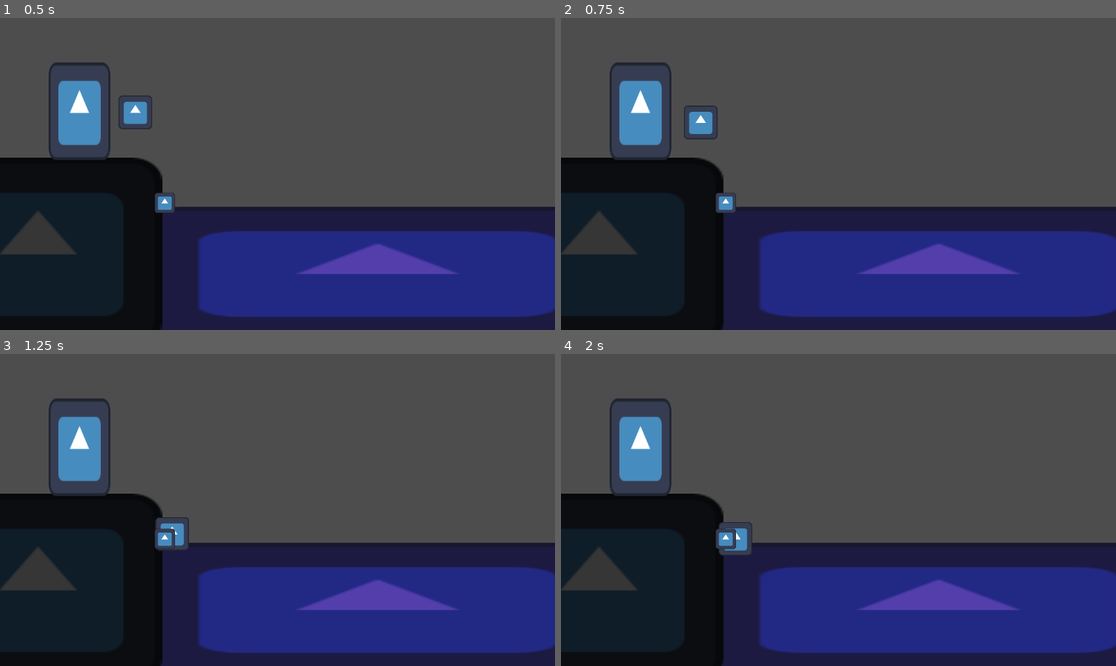
Above: before the commit, frames 1-4 (two rows, left to right).
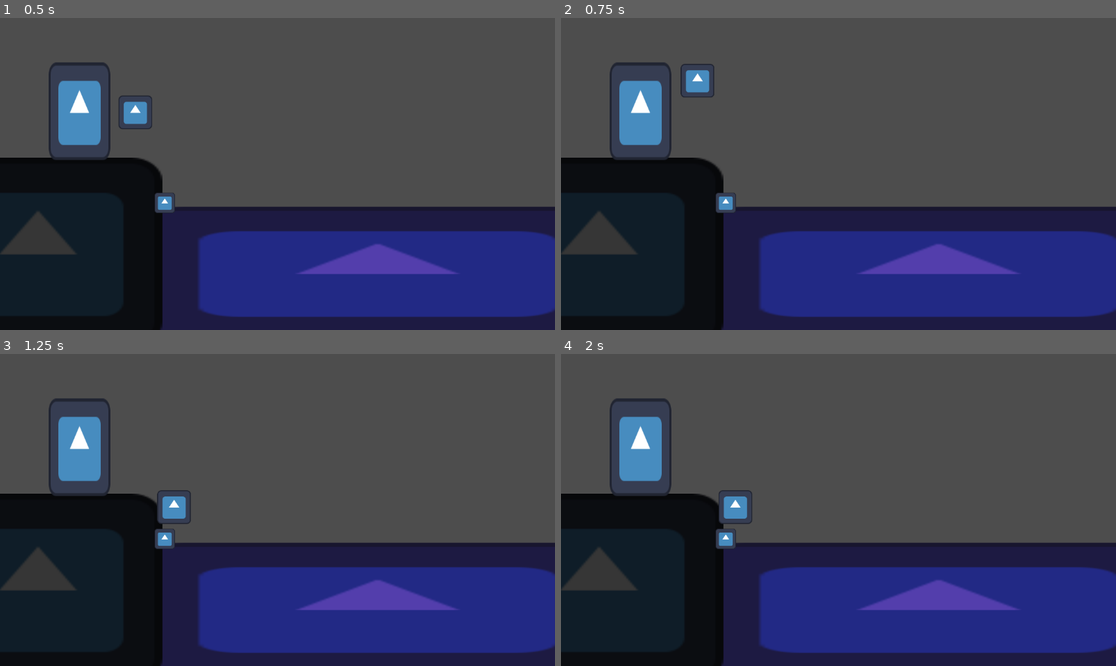
Above: after the commit, the same moments.

Repository: Shuflduf/Fish
Game: Godot game, scene res://node_2d.tscn
Same seed, same stepped clock (60 frames per second), same inputs: the game is played once before the commit and once after it. The engine's default icon, where the game draws it, is replaced by a stand-in: a white triangle on a blue panel in a dark square.
Inputs (mouse positions are in pixels of both pictures, inside the frame that each line leads up to):
- Up to frame 1 (0.5 s): no input
- Up to frame 2 (0.75 s): tap Enter at 0.5 s; move the mouse to (960, 158) at 0.52 s; click (960, 158) at 0.6 s
- Up to frame 3 (1.25 s): no input
- Up to frame 4 (2 s): move the mouse to (727, 525) at 1.27 s; click (727, 525) at 1.35 s

Frame 1 is identical in both runs. In frame 2, 0.8% of the frame differs, in the area x 21-29%, y 14-39%; in frame 3, 0.6%; in frame 4, 0.7%.

Commit message:
smooth casting

Diff:
--- a/main.gd
+++ b/main.gd
@@ -8,9 +8,23 @@
 
 
 func cast():
-	var tween = get_tree().create_tween()
-	tween.tween_property($player/rod, "position", $player.to_local(%rod_hint.global_position), 0.6)
+	var ver_tween = get_tree().create_tween()\
+			.set_trans(Tween.TRANS_SINE)
+	ver_tween.tween_property($player/rod, "position:y", \
+			-$player.to_local(%rod_hint.global_position).y, 0.3) \
+			.set_ease(Tween.EASE_OUT)
+
+	ver_tween.tween_property($player/rod, "position:y", \
+			$player.to_local(%rod_hint.global_position).y, 0.3) \
+			.set_ease(Tween.EASE_IN)
+
+	var hor_tween = get_tree().create_tween()\
+			.set_trans(Tween.TRANS_SINE)
+	hor_tween.tween_property($player/rod, "position:x", \
+			$player.to_local(%rod_hint.global_position).x, 0.6)
+
+
 	%rod_hint.position.x = 0
-	await tween.finished
-	await get_tree().create_timer(1).timeout
+	await hor_tween.finished
+	await get_tree().create_timer(randf_range(1, 10)).timeout
 	$player/rod.position = Vector2.ZERO
